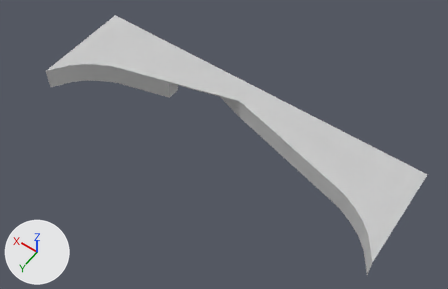
What one commit did to the FBX model Kalevala Pinball/Assets/Models/Apron.FBX.
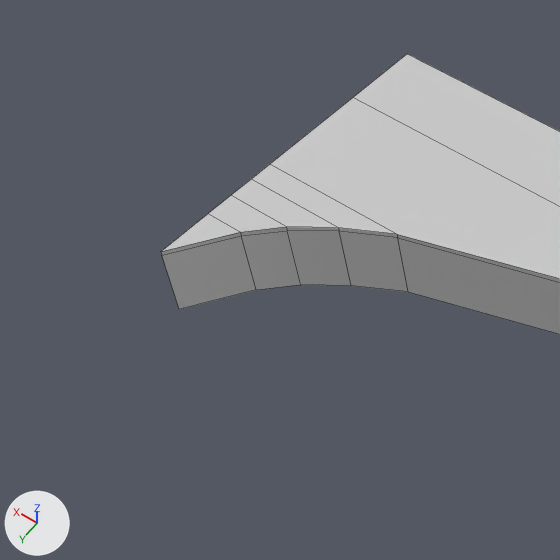
There are two pictures of each version: one whole from a camera (50 mm lens) standing at (-0.307, -0.034, 0.611) and looking at (-0.033, -0.418, 0.008), one close up on the part from 0% to 35% of the width and 0% to 55% of the height. The axes (+X, +Y, +Z) are drawn at lower left. The lights are the same throughout. The close-ups show mesh edges as thin lines. Where no turn or scale is listed for an object, it has been applied to the vertices.

The scene before the commit, as lines of its bpy script (objects in view):
```python
me_mesh = bpy.data.meshes.new('Mesh')
me_mesh.from_pydata(...)  # 63 vertices, 45 faces; spans x -0.088..0.387, y -0.067..0.07, z 0.0..0.031
me_mesh.materials.append(mat_placeholder)  # light grey #cacaca
ob_apron = bpy.data.objects.new('Apron', me_mesh)
ob_apron.location = (-0.1694, -0.4374, 0.0)
```
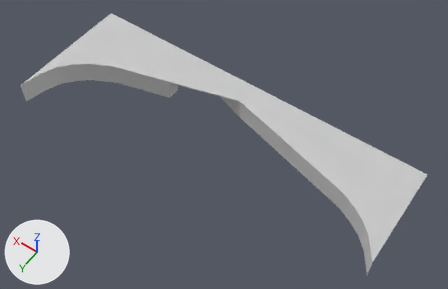
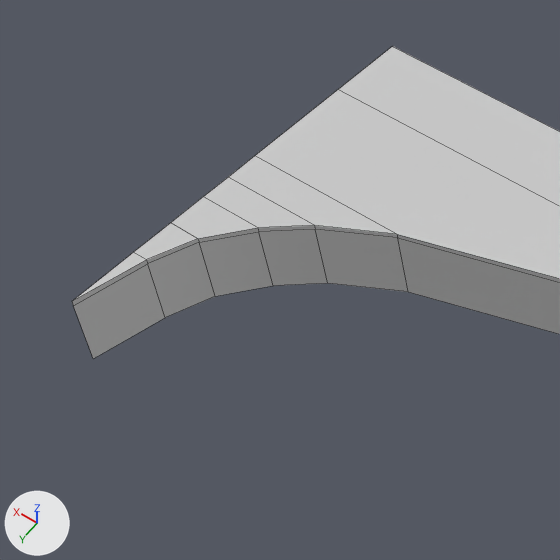
What differs and where, as boxes (x1, y1, x2, y2) in the close-ups (560 x 560 px):
'Apron', reshaped
    before: (161, 54, 560, 334)
    after: (72, 46, 560, 359)
part 1 of me_mesh, built on
    before: (161, 54, 560, 309)
    after: (72, 46, 560, 359)

The change in detail:
me_mesh is used by ob_apron; location (-0.1694, -0.4374, 0.0).
me_mesh had 63 vertices, 45 faces and spanned x -0.088..0.387, y -0.067..0.07, z 0.0..0.031.
me_mesh now has 67 vertices, 48 faces and spans x -0.088..0.395, y -0.067..0.107, z 0.0..0.031.
Part 1, on me_mesh:
2 vertices are removed from x 0.387, y 0.07, z 0.0..0.031.
3 faces are deleted.
4 vertices in x 0.342..0.387, y 0.023, z 0.0..0.031 move by (0.008, 0.004, 0.0).
4 vertices in x 0.358..0.387, y 0.034, z 0.0..0.031 move by (0.008, 0.007, 0.0).
3 vertices in x 0.37, y 0.046, z 0.0..0.031 move by (0.01, 0.012, 0.0).
3 vertices in x 0.387, y -0.066..0.013, z 0.031 move by (0.008, 0.0, 0.0).
2 vertices move from x 0.387, y 0.046..0.07, z 0.029..0.031 to x 0.395, y 0.058..0.107, z 0.029..0.031.
6 vertices are added at (0.388, 0.077, 0.0), (0.388, 0.077, 0.031), (0.388, 0.077, 0.029), (0.395, 0.107, 0.0), (0.395, 0.107, 0.031), (0.395, 0.077, 0.031).
6 new faces join them.
